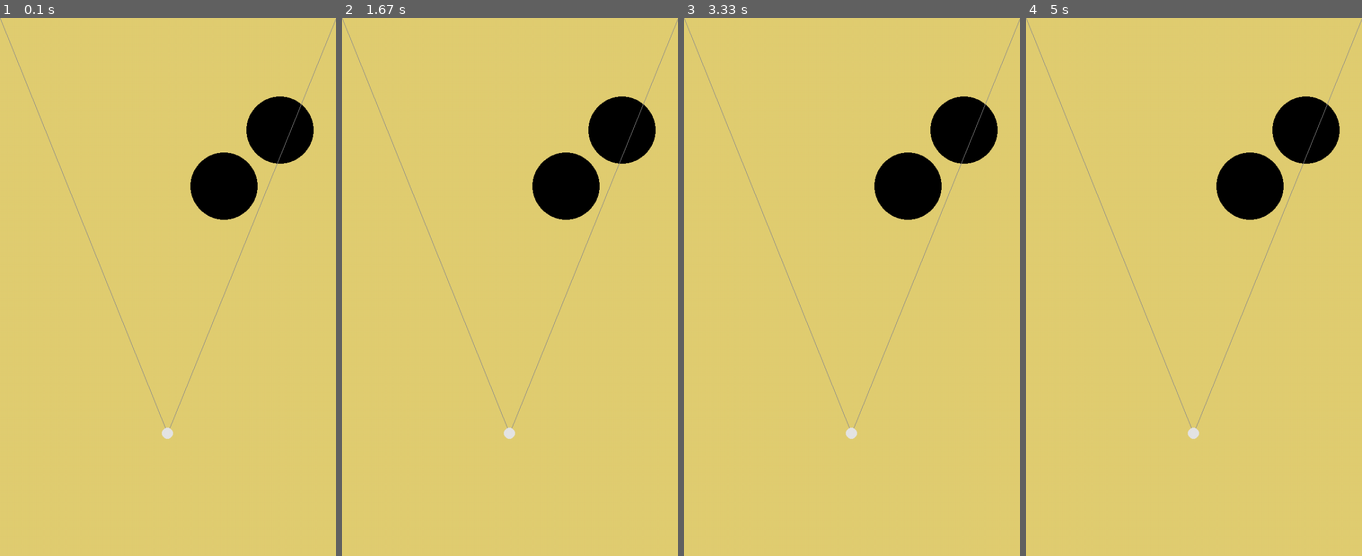
Above: before the commit, frames 1-4 (left to right).
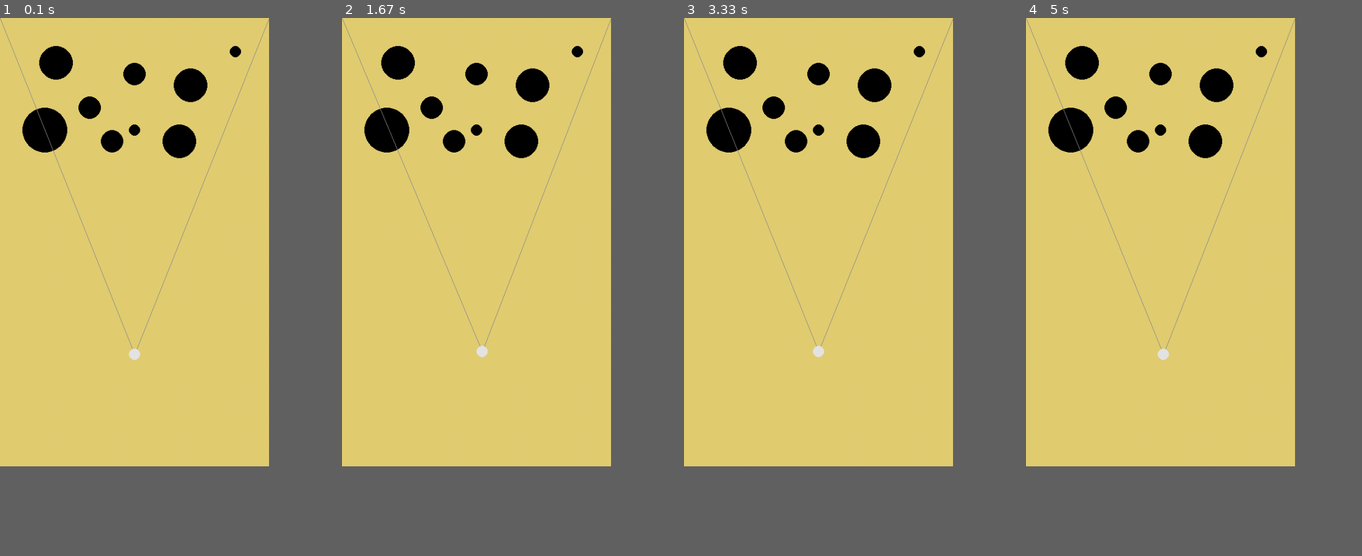
Above: after the commit, the same moments.

Repository: tomcunn/SwissCheese
Game: pygame game, started from Pygame/pygame_env.py
The game is run twice, just before and just after one commit, with the same random seed, the same clock (stepped at 60 frames per second) and the same inputs.
Inputs:
- Up to frame 1 (0.1 s): no input
- Up to frame 2 (1.67 s): hold Right 0.33-0.8 s; hold Up 0.83-1.13 s; hold Right 1.17-1.63 s
- Up to frame 3 (3.33 s): hold Left 1.67-2.2 s; hold Down 2.23-2.53 s; hold Left 2.57-2.97 s; hold Up from 3 s (still down)
- Up to frame 4 (5 s): release Up at 3.37 s; hold Right 3.4-4.03 s; hold Down 4.07-4.43 s; hold Left 4.47-4.93 s; hold Right from 4.97 s (still down)
In our replay, the window is 562x900 before the commit and 450x750 after it. These sizes can differ from the game's own. Grey fills any space a smaller window leaves; there, only what the larger window draws over its background counts as a difference.

The runs differ from the first frame. In frame 1, 7.8% of the frame differs, in the area x 1-100%, y 0-79%; in frame 2, 7.8%, in the area x 0-100%, y 0-79%; in frame 3, 7.6%; in frame 4, 7.8%.

Commit message:
Added ForwardKinematics and InverseKinematics

Diff:
--- a/Pygame/pygame_env.py
+++ b/Pygame/pygame_env.py
@@ -3,6 +3,11 @@
 import numpy as np
 
 pygame.init()
+
+#Set the kinematics type to use
+#FORWARD - Control the lengths of the cords , then compute x,y
+#INVERSE - Control the x,y , then compute lengths
+KINEMATICS_TYPE = 'INVERSE'
 
 # Setting up color objects
 BLUE  = (0, 0, 255)
@@ -15,8 +20,8 @@
 # Creating a board that is 30" Wide by 48" tall.
 # Scale is # of pixels per inch
 scale = 20
-height = 48 * scale
-width = 30 * scale
+height = 40 * scale
+width = 24 * scale
 
 #setup the position of the actuators
 #Compute everything in inches, then scale later
@@ -24,27 +29,43 @@
 B = ((30, 0))
 L_a = 40
 L_b = 40
-L_c = 30
+L_c = 24
+current_position_x = 12
+current_position_y = 30
+
 
 #Create a list of circles
 #(center x, center y, radius)
-circle_def_list = [(20,15,3),
-                   (25,10,3)]
-
+circle_def_list = [(5,4,1.5),
+                   (12,5,1),
+                   (17,6,1.5),
+                   (21,3,0.5),
+                   (4,10,2),
+                   (8,8,1),
+                   (12,10,0.5),
+                   (16,11,1.5),
+                   (10,11,1.0)]
 
 DISPLAYSURF = pygame.display.set_mode((width,height))
 pygame.display.set_caption("Jeu Gruyere")
 DISPLAYSURF.fill(WOOD)
 
+#Given the lengths of the strings (L_a and L_b) and the distance between the two (L_c)
+#compute the x,y (0,0) is top left
 def ForwardKinematics(L_a,  L_b,  L_c):
     #Compute the angle of A
     Angle_A = ((L_b*L_b)+(L_c*L_c)-(L_a*L_a))/(2*L_b*L_c)
     Angle_A = math.acos(Angle_A)
-    print(math.degrees(Angle_A))
-    #Computer the x,y based on a triangle
+    #Compute the x,y based on a triangle
     x = math.cos(Angle_A)*L_b
     y = math.sin(Angle_A)*L_b
     return x,y
+
+#Given x,y (0,0) is top left and the length between the two joints, compute the L_a and L_b
+def InverseKinematics(x,y,L_c):
+    L_a = math.sqrt(x*x+y*y)
+    L_b = math.sqrt((L_c-x)*(L_c-x)+y*y)
+    return L_a, L_b
 
 def DetectFall(x,y,circle_x,circle_y, circle_r):
 
@@ -62,8 +83,13 @@
 
 # Beginning Game Loop
 while True:
-    #Compute the position of the ball based on the line lengths
-    current_position_x,current_position_y = ForwardKinematics(L_a,L_b,L_c)
+    if(KINEMATICS_TYPE == 'FORWARD'):
+        #Compute the position of the ball based on the line lengths
+        current_position_x,current_position_y = ForwardKinematics(L_a,L_b,L_c)
+    else:
+        #Testing the inverse kinematics
+        L_a, L_b = InverseKinematics(current_position_x,current_position_y,L_c)
+
     DISPLAYSURF.fill(WOOD)
 
     #Use the keyboard to change the line lengths
@@ -71,7 +97,8 @@
         if event.type == pygame.QUIT:
             pygame.quit()
             sys.exit()
-        if event.type == pygame.KEYDOWN:
+
+        if ((event.type == pygame.KEYDOWN) and (KINEMATICS_TYPE == 'FORWARD')):
             if event.key == pygame.K_q:
                L_b -= 0.25
             if event.key == pygame.K_w:
@@ -80,14 +107,21 @@
                L_b += 0.25
             if event.key == pygame.K_s:
                L_a += 0.25
+        elif ((event.type == pygame.KEYDOWN) and (KINEMATICS_TYPE == 'INVERSE')):
+            if event.key == pygame.K_UP:
+               current_position_y -= 0.25
+            if event.key == pygame.K_DOWN:
+               current_position_y += 0.25
+            if event.key == pygame.K_RIGHT:
+               current_position_x += 0.25
+            if event.key == pygame.K_LEFT:
+               current_position_x -= 0.25
 
     #Scale from inches to pixels for drawing
     current_position = ((scale * current_position_x, scale * current_position_y))
 
     #Debugging
-    #print(L_a,L_b,current_position_x,current_position_y)
-
-    print(len(circle_def_list))
+    print(L_a,L_b,current_position_x,current_position_y)
 
     #Draw the failure areas
     for a in range(0,len(circle_def_list)):
Not shown, changed: README.md
